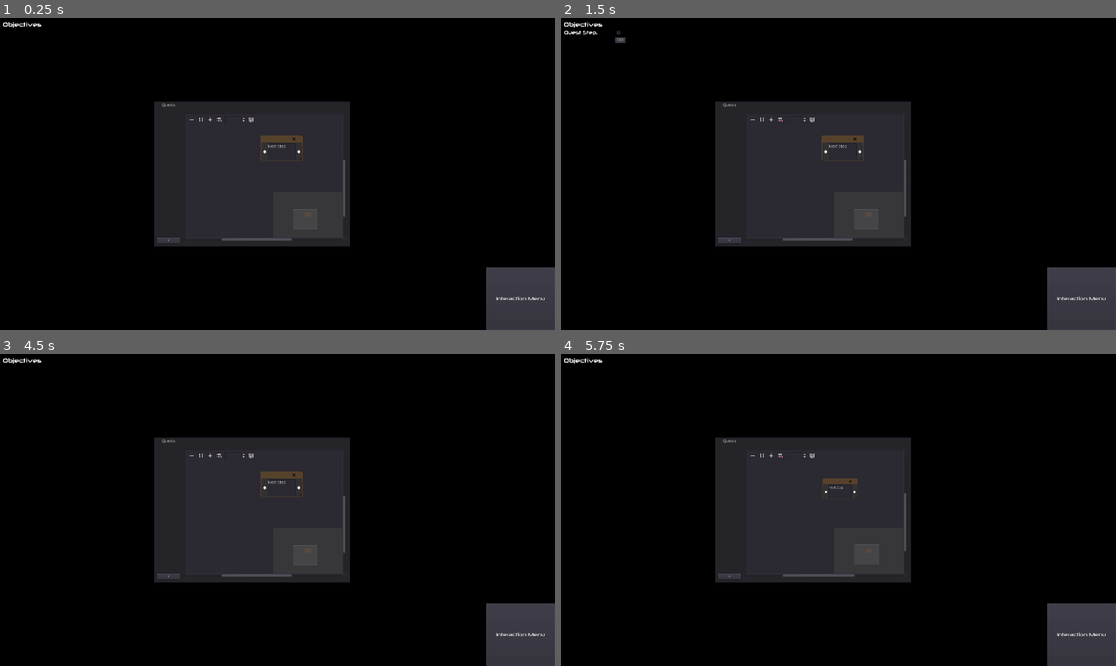
Above: before the commit, frames 1-4 (two rows, left to right).
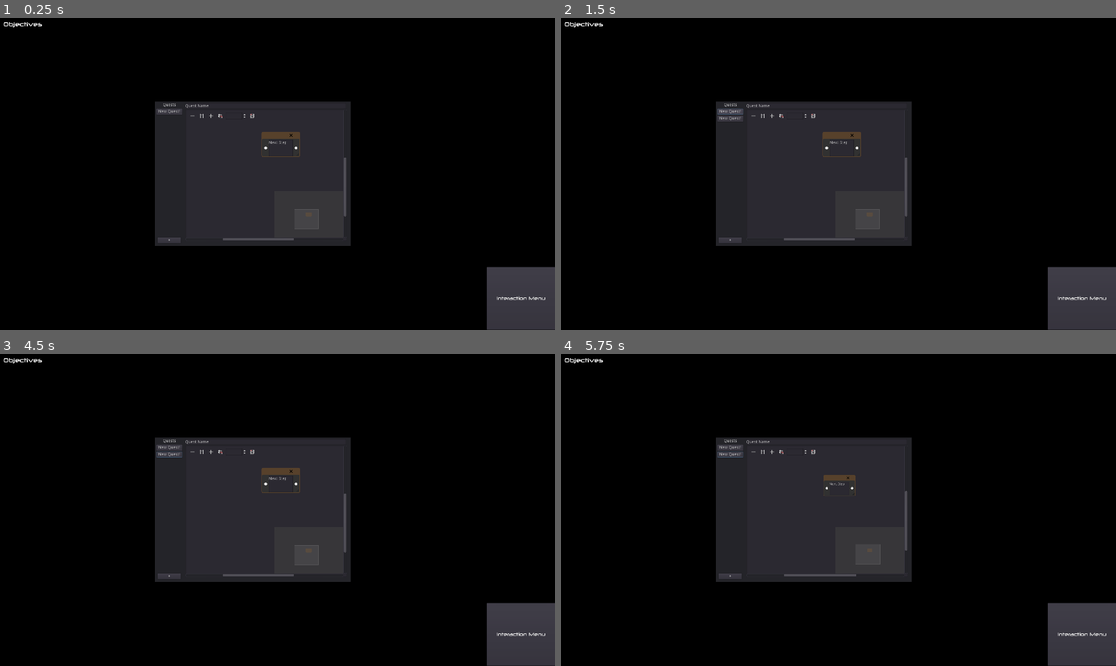
Above: after the commit, the same moments.

Repository: Thorqs/RLQuest
Game: Godot game, scene res://Control.tscn
Two runs of this game, one before a commit and one after it. Both use one fixed random seed, a clock stepped at 60 frames per second and the inputs below.
Inputs (mouse positions are in pixels of both pictures, inside the frame that each line leads up to; where the layout moved, square brackets give the same spot in the first picture):
- Up to frame 1 (0.25 s): no input
- Up to frame 2 (1.5 s): click "+" at 0.5 s; click (733, 111) at 1.25 s, where only the run after the commit has a clickable "New Quest!"
- Up to frame 3 (4.5 s): click (172, 447) at 2 s, where only the run after the commit has a clickable "New Quest!"; click (172, 453) at 2.75 s, where only the run after the commit has a clickable "New Quest!"; click (172, 453) at 3.5 s, where only the run after the commit has a clickable "New Quest!"; click (61, 369) at 4.27 s
- Up to frame 4 (5.75 s): click (755, 450) [755, 456] at 5 s

The runs differ from the first frame. In frame 1, 0.9% of the frame differs, in the area x 0-100%, y 1-100%; in frame 2, 1.1%; in frame 3, 1.0%; in frame 4, 0.9%.

Commit message:
Quests activatable and renamable

Diff:
--- a/Control.gd
+++ b/Control.gd
@@ -1,8 +1,11 @@
 extends Control
 
 var quest_entry
+var obj_list
+var journal
 var quest_list
-var journal
+var activeQuest
+var qHead
 #var list_dragging
 #var list_box
 
@@ -10,14 +13,26 @@
 func _ready():
 	get_tree().get_root().set_transparent_background(true)
 #	list_box = get_node("ParentVBoX")
-	quest_list = get_node("ParentVBoX/QuestListVBox")
+	obj_list = get_node("ParentVBoX/ObjListVBox")
 	quest_entry = load("res://quest_entry.tscn")
+	quest_list = get_node("Journal/questScroller/questNames")
 	journal = get_node("Journal")
 	get_node("MascotViewContainer/InteractionMenu").get_popup().connect("id_pressed", self, "_on_interact")
+	var qList = quest_list.get_children()
+	if len(qList) < 1:
+		_on_add_button_pressed()
+		qList = quest_list.get_children()
+	activeQuest = qList[0]
+	qHead = get_node("Journal/questHeader")
 
 # Add a quest
 func _on_add_button_pressed():
-	quest_list.add_child(quest_entry.instance())
+	var newTitle = Button.new()
+	newTitle.text = "New Quest!"
+	quest_list.add_child(newTitle)
+	newTitle.connect("pressed", self, "_on_quest_selected", [newTitle])
+	# link to title bar so it changes when title does...
+	# add tick box for "tracked" so only ticked one mimics? Could do similar with an "active" behind the scenes.. hm... flat button...
 
 # Interaction Menu Spawned
 func _on_interact(id):
@@ -39,3 +54,10 @@
 	#if(event.type == InputEventMouseMotion):
 	#	if(list_dragging):
 	#		list_box._set_position(list_box.get_position() + event.get_relative())
+
+func _on_quest_selected(quest):
+	activeQuest = quest
+
+func _on_questHeader_text_changed():
+	# Set the currently active quest's name to contents
+	activeQuest.text = qHead.text
--- a/Control.tscn
+++ b/Control.tscn
@@ -16,7 +16,10 @@
 [node name="Control" type="Control"]
 anchor_right = 1.0
 anchor_bottom = 1.0
-margin_right = -0.00012207
+margin_left = 2.05249
+margin_top = -1.02621
+margin_right = 2.05237
+margin_bottom = -1.02625
 script = ExtResource( 1 )
 __meta__ = {
 "_edit_use_anchors_": false
@@ -38,7 +41,7 @@
 custom_fonts/font = SubResource( 1 )
 text = "Objectives"
 
-[node name="QuestListVBox" type="VBoxContainer" parent="ParentVBoX"]
+[node name="ObjListVBox" type="VBoxContainer" parent="ParentVBoX"]
 margin_top = 29.0
 margin_right = 215.0
 margin_bottom = 29.0
@@ -86,9 +89,9 @@
 anchor_top = 0.5
 anchor_right = 0.5
 anchor_bottom = 0.5
-margin_left = -427.0
+margin_left = -425.974
 margin_top = -250.0
-margin_right = 250.0
+margin_right = 251.026
 margin_bottom = 250.0
 __meta__ = {
 "_edit_use_anchors_": false
@@ -136,21 +139,23 @@
 "_edit_use_anchors_": false
 }
 
-[node name="questHeader" type="Label" parent="Journal"]
+[node name="questHeader" type="TextEdit" parent="Journal"]
 margin_left = 105.0
 margin_top = 5.0
-margin_right = 647.0
-margin_bottom = 28.0
+margin_right = 661.0
+margin_bottom = 25.0
+text = "Quest Name"
 __meta__ = {
 "_edit_use_anchors_": false
 }
 
 [node name="QuestGraph" parent="Journal" instance=ExtResource( 3 )]
 margin_left = 106.0
-margin_top = 40.0
+margin_top = 28.0
 margin_right = 664.0
 margin_bottom = 483.0
 size_flags_horizontal = 3
 size_flags_vertical = 3
 scroll_offset = Vector2( -263, -76.9998 )
 [connection signal="pressed" from="Journal/addButton" to="." method="_on_add_button_pressed"]
+[connection signal="text_changed" from="Journal/questHeader" to="." method="_on_questHeader_text_changed"]
--- a/QuestGraph.tscn
+++ b/QuestGraph.tscn
@@ -19,7 +19,7 @@
 [node name="questStepNode" parent="." instance=ExtResource( 2 )]
 margin_left = 263.0
 margin_top = 40.0
-margin_right = 409.0
+margin_right = 396.0
 margin_bottom = 127.0
 mouse_filter = 1
 [connection signal="_end_node_move" from="." to="." method="_on_QuestGraph__end_node_move"]
